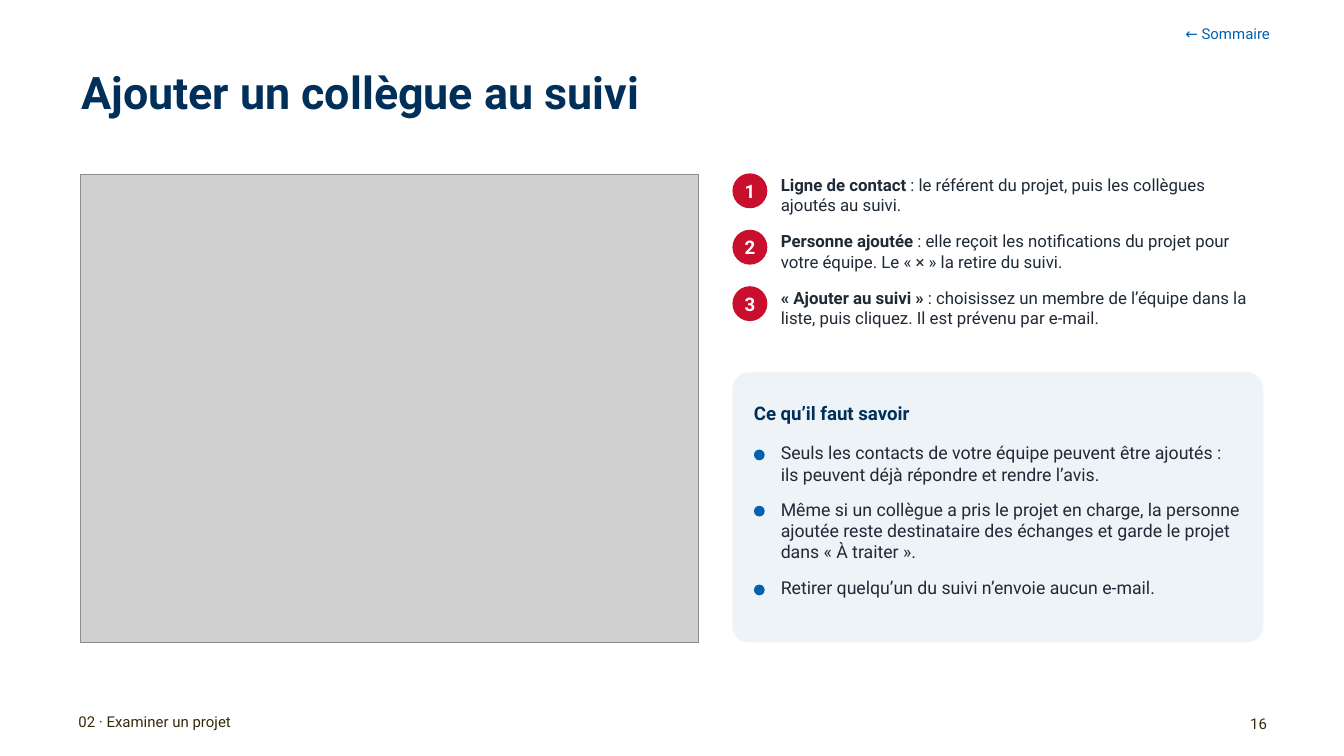
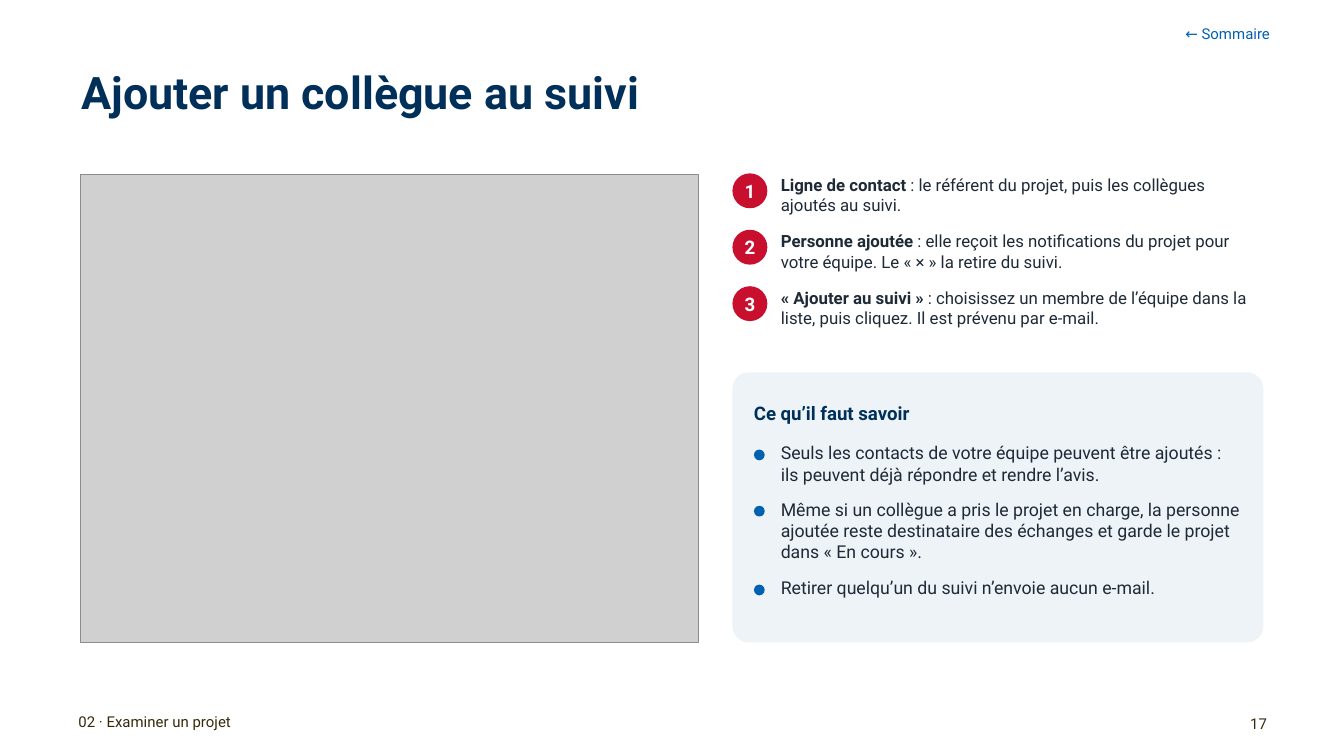
Before and after one commit to antoinelmariel-ux/ProjectNavigator, a slide deck: slide 17 of docs/Project Navigator_ Manuel SME.pptx (slide 16 before the commit). Drawn at 1344x756 pixels with LibreOffice and Linux fonts; fonts in the diff are those of the drawing; grey boxes stand for pictures; background and template pictures are left out. Boxes give left, top, right and bottom in pixels: in the first picture for what was removed or moved away, otherwise in the second. Text is boxed around its words. In the diff, an @@ line names an element or a change of style, - is before the commit and + after.

```diff
--- a/docs/Project Navigator_ Manuel SME.pptx
+++ b/docs/Project Navigator_ Manuel SME.pptx
@@ text at box(781, 502, 1239, 558): text changed @@
-Même si un collègue a pris le projet en charge, la personne ajoutée reste destinataire des échanges et garde le projet dans « À traiter ».
+Même si un collègue a pris le projet en charge, la personne ajoutée reste destinataire des échanges et garde le projet dans « En cours ».
@@ page number at box(1250, 718, 1267, 729): text changed @@
-16
+17
```
Also in this commit, not shown: 18 other slides changed, 3 slides added, 1 other file.
